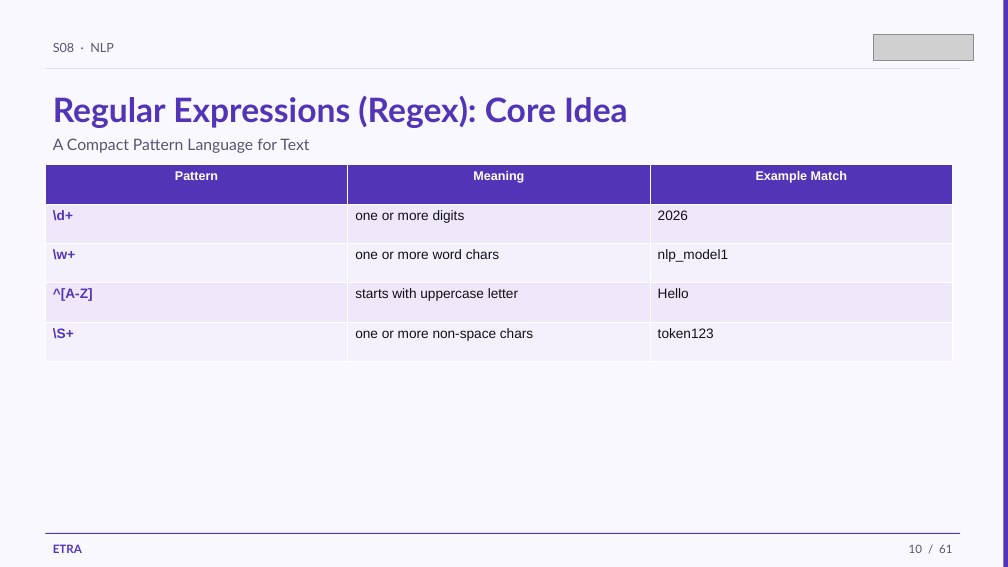
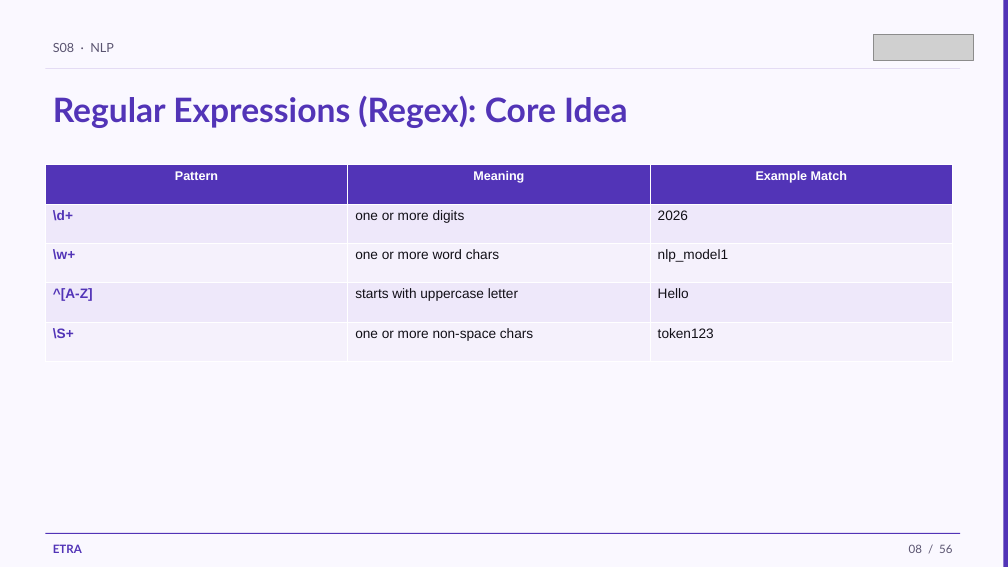
Before and after one commit to iksasa15/AI-ML, a slide deck: slide 8 of web-presentation/pdf-exports/Week3-Session1-NLP.pptx (slide 10 before the commit). Drawn at 1008x567 pixels with LibreOffice and Linux fonts; fonts in the diff are those of the drawing; grey boxes stand for pictures. Boxes give left, top, right and bottom in pixels: in the first picture for what was removed or moved away, otherwise in the second. Text is boxed around its words. In the diff, an @@ line names an element or a change of style, - is before the commit and + after.

```diff
--- a/web-presentation/pdf-exports/Week3-Session1-NLP.pptx
+++ b/web-presentation/pdf-exports/Week3-Session1-NLP.pptx
@@ text removed at <box>53,138,309,153</box> @@
-A Compact Pattern Language for Text
@@ text at <box>909,544,952,553</box>: text changed @@
-10 / 61
+08 / 56
```
Also in this commit, not shown: 51 other slides changed, 3 slides added, 8 slides removed, 4 other files.
